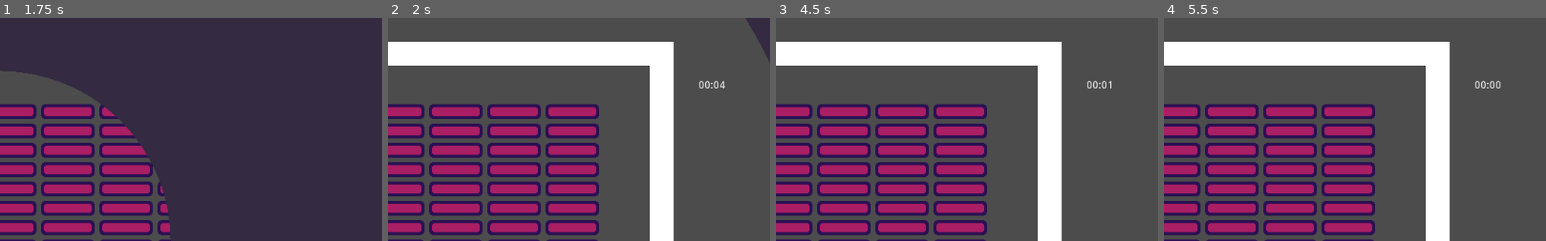
Above: before the commit, frames 1-4 (left to right).
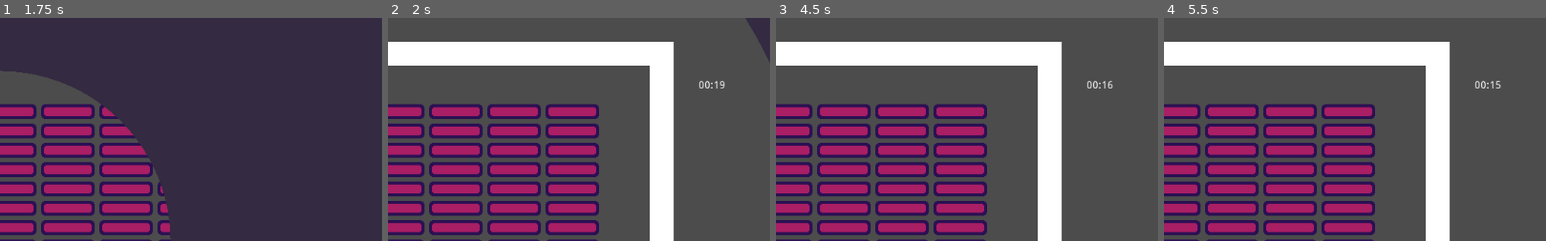
Above: after the commit, the same moments.

Repository: marc-hugh-tom/gmtk-game-jam-2023
Game: Godot game, scene res://scenes/SceneManager.tscn
The game is run twice, just before and just after one commit, with the same random seed, the same clock (stepped at 60 frames per second) and the same inputs.
Inputs (mouse positions are % of the whole screen's width and height, from its top left):
- Up to frame 1 (1.75 s): click "PLAY" at 0.5 s; click "PLAY" at 1.25 s
- Up to frame 2 (2 s): no input
- Up to frame 3 (4.5 s): move the mouse to (72, 45) at 2.02 s; press the mouse at (72, 45) at 2.03 s; hold Right (ui_right) 2.03-2.78 s; move the mouse to (30, 55) at 2.77 s; release the mouse at (30, 55) at 2.78 s; hold Left (ui_left) 2.78-3.53 s; click (30, 55) at 2.85 s; move the mouse to (60, 28) at 3.52 s; press the mouse at (60, 28) at 3.53 s; hold Right (ui_right) from 3.53 s (still down); move the mouse to (45, 70) at 4.27 s; release the mouse at (45, 70) at 4.28 s; click (45, 70) at 4.35 s
- Up to frame 4 (5.5 s): move the mouse to (80, 65) at 5.02 s; release Right (ui_right) at 5.03 s; press the mouse at (80, 65) at 5.03 s; hold Left (ui_left) from 5.03 s (still down)
The pictures show only the part of the screen within x 50-100%, y 0-50%; the shares and areas given below are measured in that part.

Frame 1 is identical in both runs. In frame 2, less than 0.1% of the frame differs, in the area x 85-89%, y 28-32%; in frame 3, less than 0.1%; in frame 4, less than 0.1%.

Commit message:
revert gamestate changes

Diff:
--- a/scenes/GameState.tscn
+++ b/scenes/GameState.tscn
@@ -16,7 +16,7 @@
 margin_bottom = 98.0
 
 [node name="WinCountdownTimer" type="Timer" parent="."]
-wait_time = 5.0
+wait_time = 20.0
 one_shot = true
 autostart = true
 
